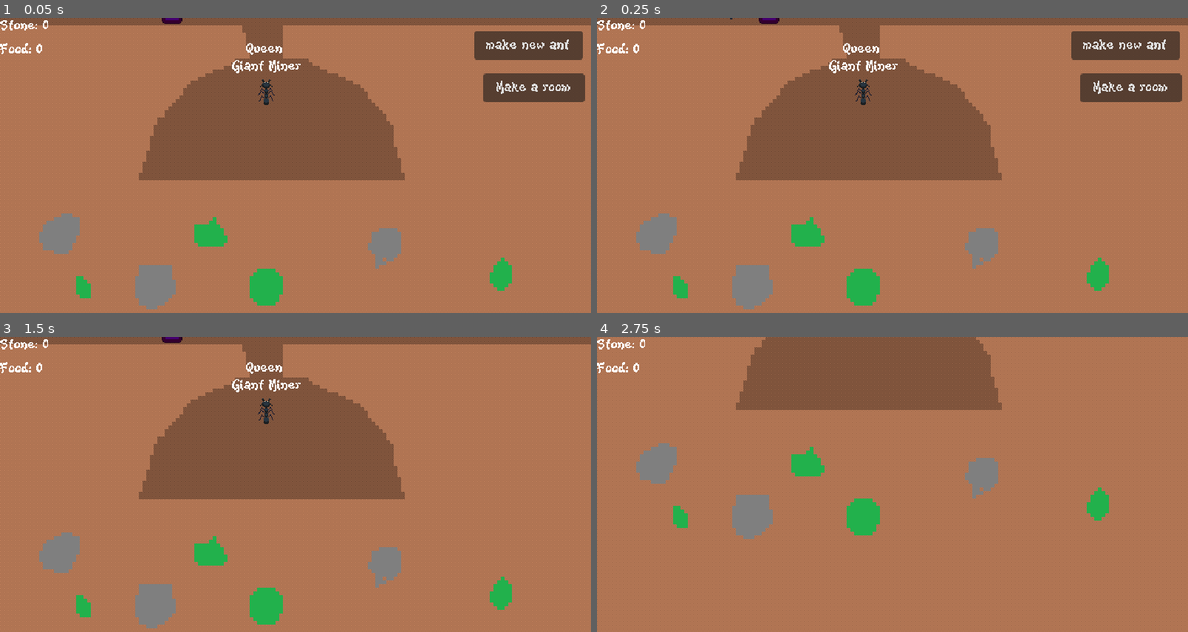
Above: before the commit, frames 1-4 (two rows, left to right).
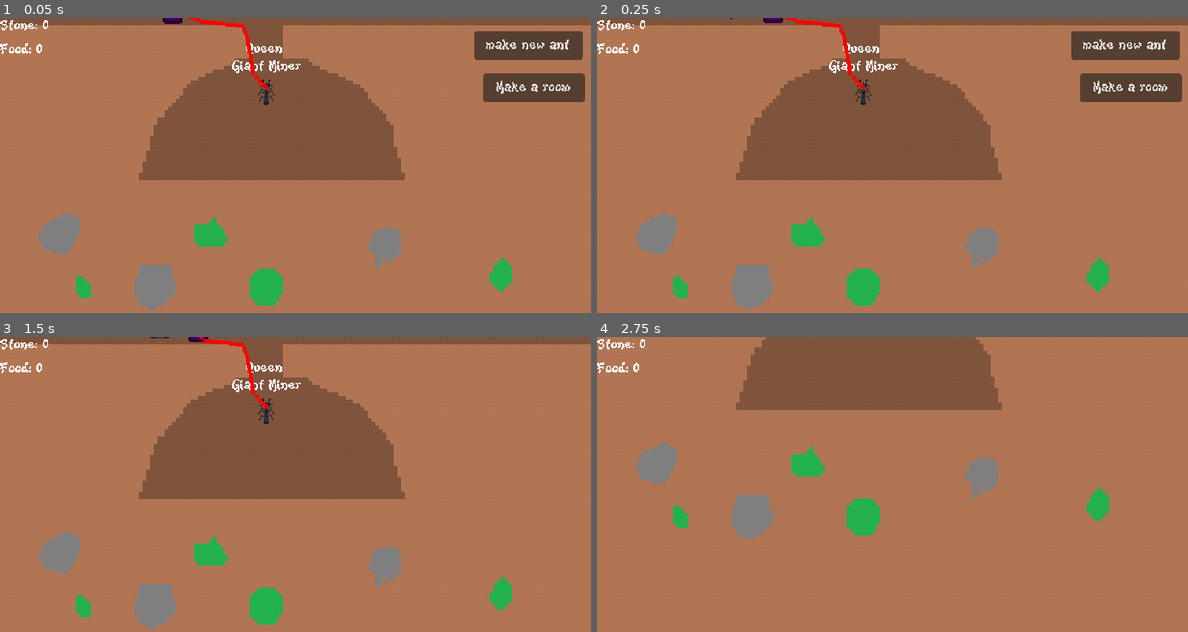
Above: after the commit, the same moments.

Repository: AlbieGray/LD57
Game: Godot game, scene res://Scenes/Game.tscn
Same seed, same stepped clock (60 frames per second), same inputs: the game is played once before the commit and once after it. The engine's default icon, where the game draws it, is replaced by a stand-in: a white triangle on a blue panel in a dark square.
Inputs (mouse positions are in pixels of both pictures, inside the frame that each line leads up to):
- Up to frame 1 (0.05 s): no input
- Up to frame 2 (0.25 s): no input
- Up to frame 3 (1.5 s): click "make new ant" at 0.5 s; tap Enter at 1.25 s; move the mouse to (425, 469) at 1.27 s; press the mouse at (425, 469) at 1.28 s
- Up to frame 4 (2.75 s): release the mouse at (1022, 469) at 2 s; drag from (774, 499) to (862, 410) at 2.02 s

The runs differ from the first frame. In frame 1, 0.3% of the frame differs, in the area x 27-46%, y 0-25%; in frame 2, 0.3%; in frame 3, 0.3%, in the area x 25-46%, y 0-25%; in frame 4, nothing differs.
Error before the commit: Parse Error: Identifier "rooms" not declared in the current scope. (res://Scripts/tongue.gd:37)

Commit message:
refactor: changes rooms to ants again

Diff:
--- a/Scripts/tongue.gd
+++ b/Scripts/tongue.gd
@@ -34,7 +34,7 @@
 func makepath() -> void:
 	if(!retreat):
 		if(ants.size() != 0):
-			nav_agent.target_position = rooms.pick_random().global_position
+			nav_agent.target_position = ants.pick_random().global_position
 		else:
 			nav_agent.target_position = initial_pos
 	elif(retreat):
